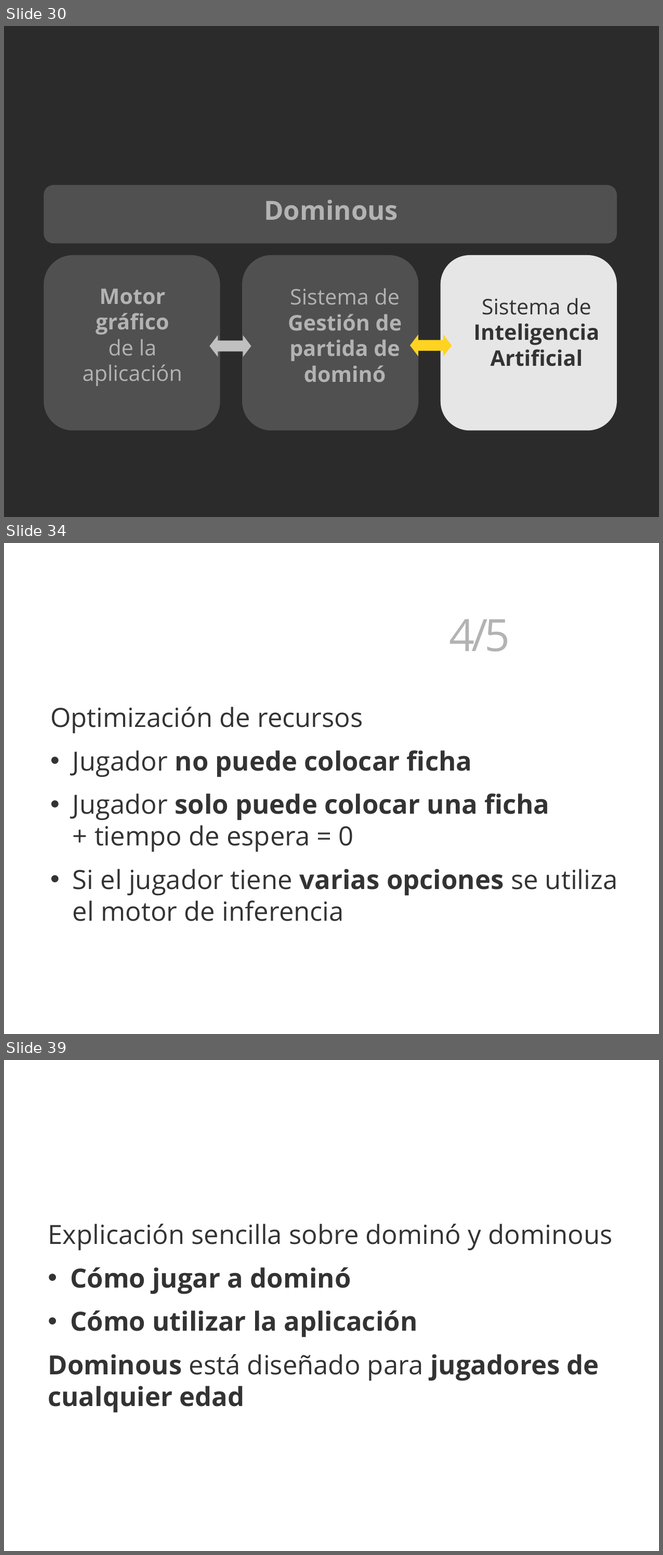
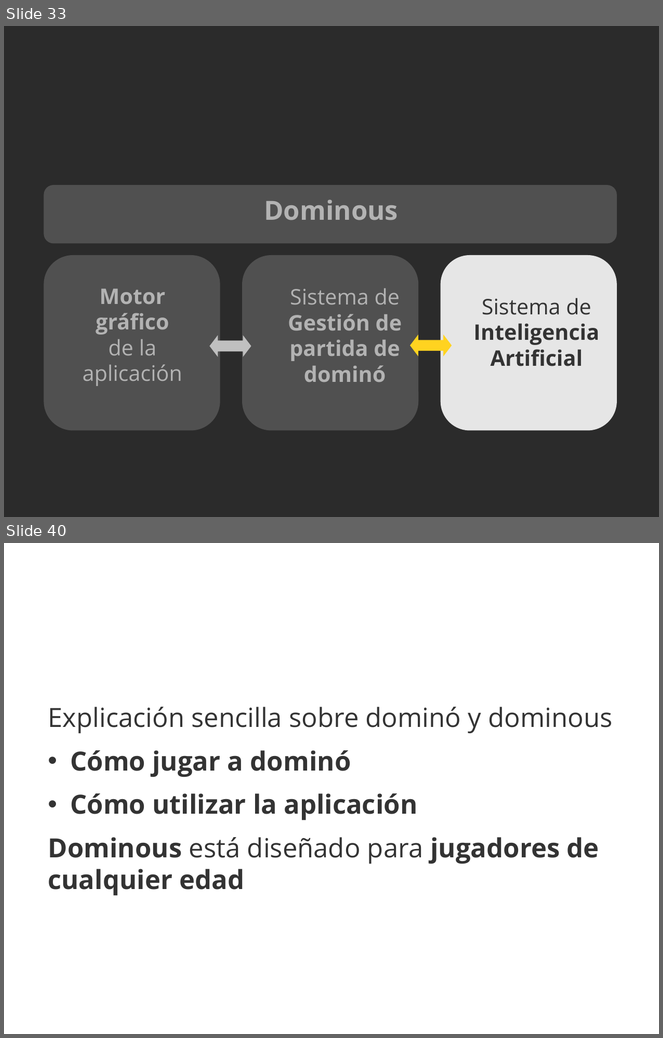
Before and after one commit to 3oheme/dominous, a slide deck: docs/presentacion/presentacion.odp. Shown one above the other, each under a label of ours: slides 30, 34 and 39 before the commit, slides 33 and 40 after it; the slides between them are not shown. The pictures are 663x1555 and 663x1038 pixels, drawn with LibreOffice and Linux fonts; fonts in the diff are those of the drawing; background and template pictures are left out; a plain dark background stands for a picture behind light text. Boxes give left, top, right and bottom in pixels: in the first picture for what was removed or moved away, otherwise in the second. Text is boxed around its words. In the diff, an @@ line names an element or a change of style, - is before the commit and + after.

```diff
--- a/docs/presentacion/presentacion.odp
+++ b/docs/presentacion/presentacion.odp
@@ slide 34 removed at (4,543,659,1034), background picture (left out) @@
@@ text removed at (450,619,510,652) @@
-Inteligencia Artificial 4/5
@@ text removed at (50,707,618,922) @@
-Optimización de recursos
-• Jugador no puede colocar ficha
-• Jugador solo puede colocar una ficha
-  + tiempo de espera = 0
-• Si el jugador tiene varias opciones se utiliza el motor de inferencia
@@ what was slide 30 is now slide 33 @@
@@ what was slide 39 is now slide 40 @@
```
Also in this commit, not shown: 12 slides changed, 7 slides added, 5 other slides removed.
